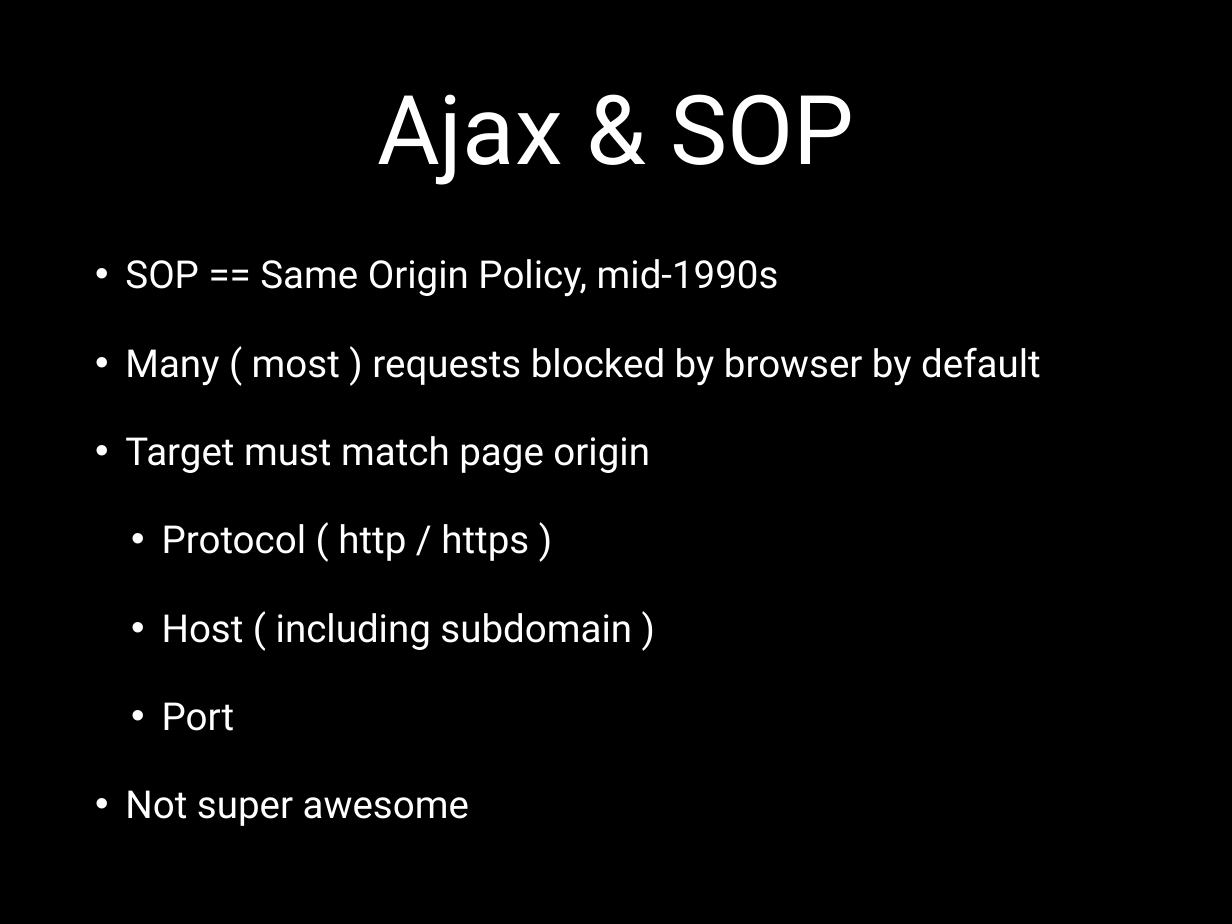
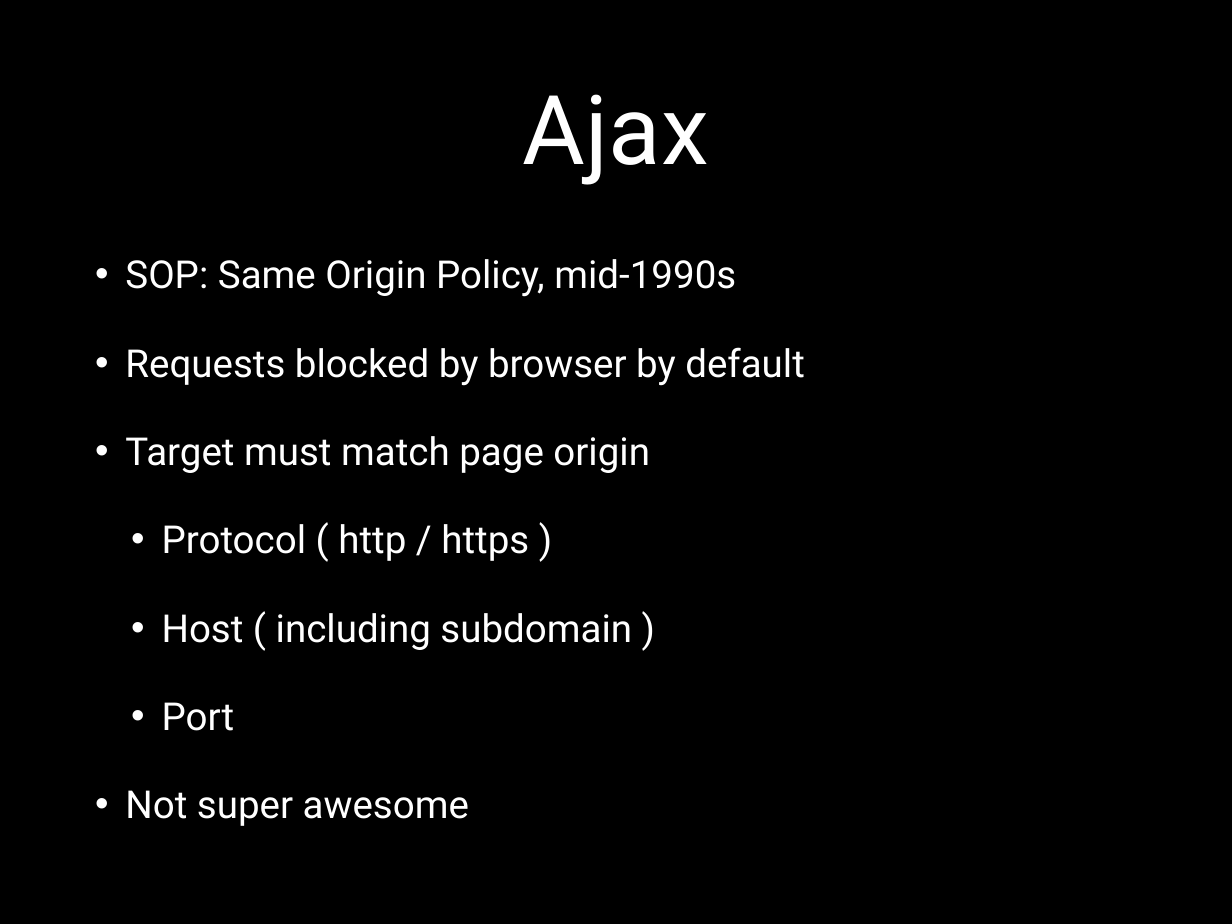
Before and after one commit to eliasjames/training-web-dev, a slide deck: slide 16 of intermediate-front-end/slides/powerpoint/day2.pptx (slide 11 before the commit). Drawn at 1232x924 pixels with LibreOffice and Linux fonts; fonts in the diff are those of the drawing. Boxes give left, top, right and bottom in pixels: in the first picture for what was removed or moved away, otherwise in the second. Text is boxed around its words. In the diff, an @@ line names an element or a change of style, - is before the commit and + after.

```diff
--- a/intermediate-front-end/slides/powerpoint/day2.pptx
+++ b/intermediate-front-end/slides/powerpoint/day2.pptx
@@ title at (523,94,709,185): text changed @@
-Ajax & SOP
+Ajax
@@ text at (125,259,805,386): text changed @@
-• SOP == Same Origin Policy, mid-1990s
-• Many ( most ) requests blocked by browser by default
+• SOP: Same Origin Policy, mid-1990s
+• Requests blocked by browser by default
```
Also in this commit, not shown: 8 other slides changed, 9 slides added, 1 slide removed, 3 other files.
